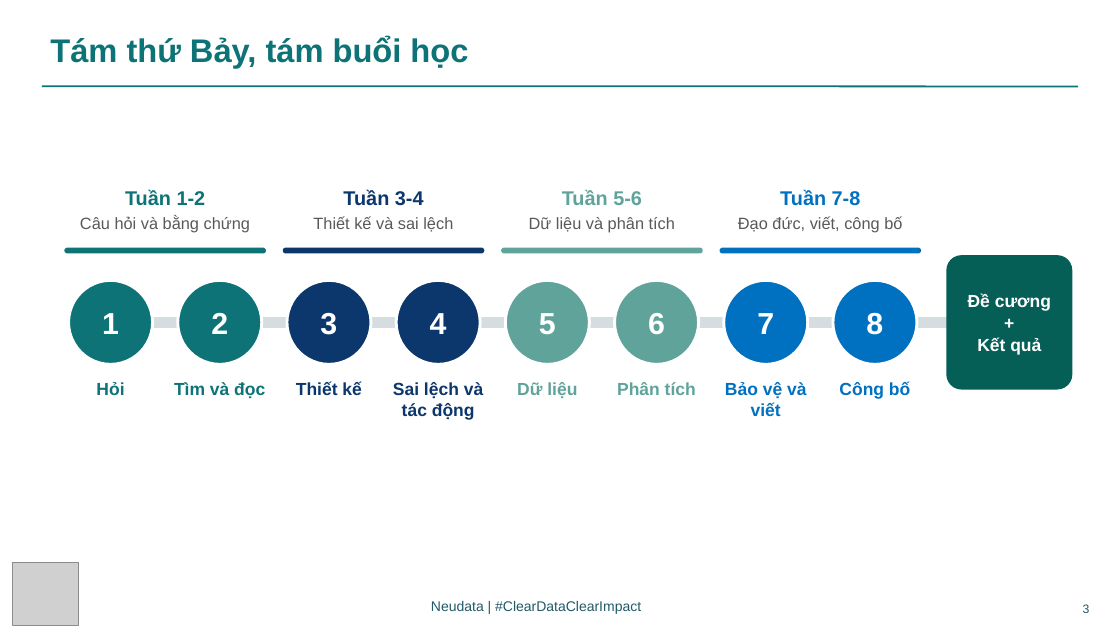
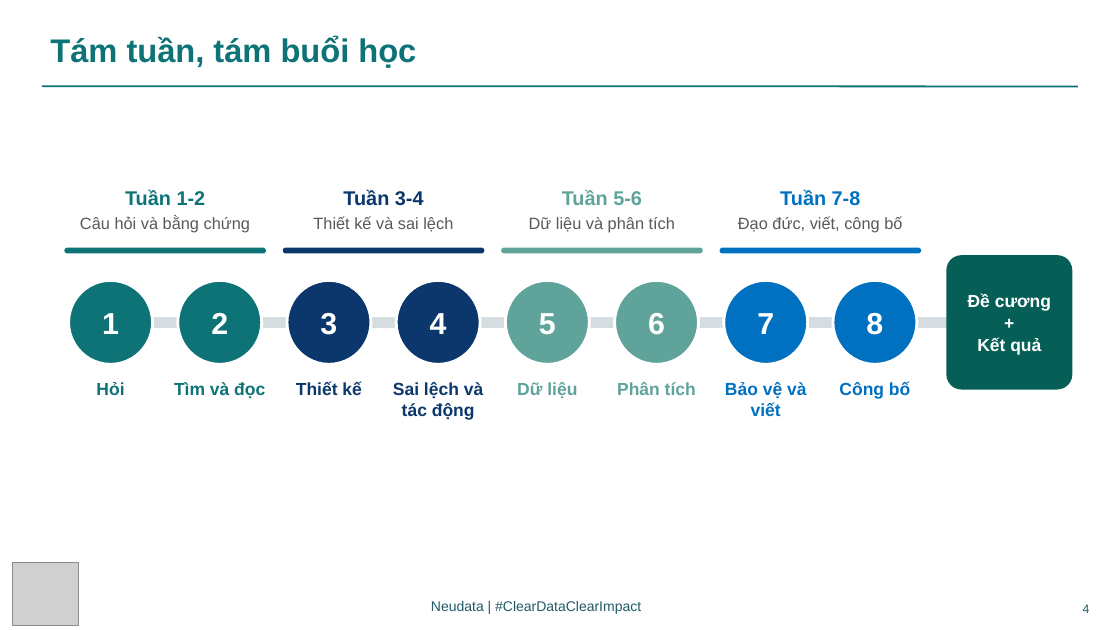
Before and after one commit to neu-data/FoundationsofClinicalResearch, a slide deck: slide 4 of vi/files/slides/Session_1_VN.pptx (slide 3 before the commit). Drawn at 1120x630 pixels with LibreOffice and Linux fonts; fonts in the diff are those of the drawing; grey boxes stand for pictures. Boxes give left, top, right and bottom in pixels: in the first picture for what was removed or moved away, otherwise in the second. Text is boxed around its words. In the diff, an @@ line names an element or a change of style, - is before the commit and + after.

```diff
--- a/vi/files/slides/Session_1_VN.pptx
+++ b/vi/files/slides/Session_1_VN.pptx
@@ text at <box>50,36,416,68</box>: text changed @@
-Tám thứ Bảy, tám buổi học
+Tám tuần, tám buổi học
@@ page number at <box>1083,604,1090,613</box>: text changed @@
-3
+4
```
Also in this commit, not shown: 3 other slides changed, 36 other files.
